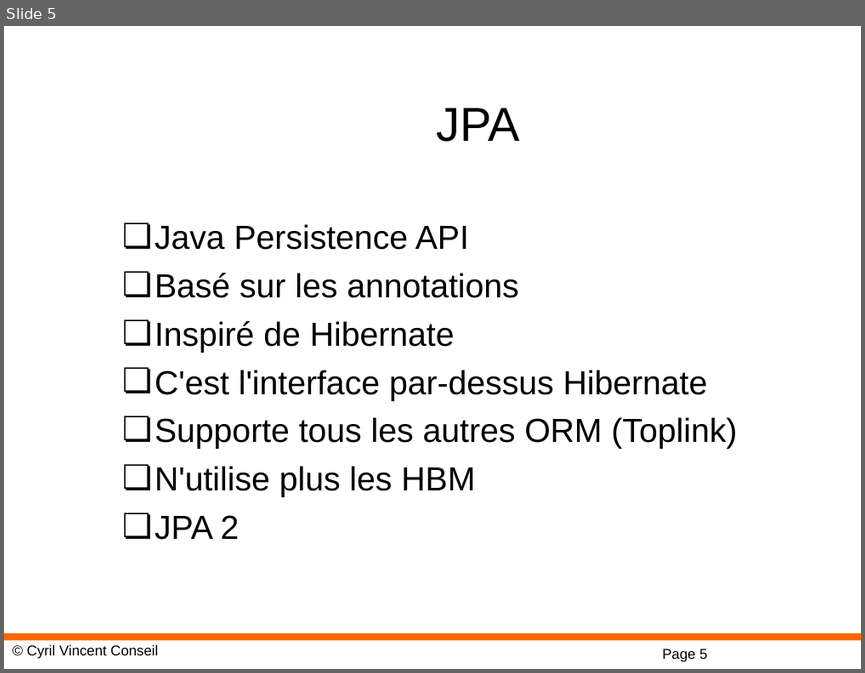
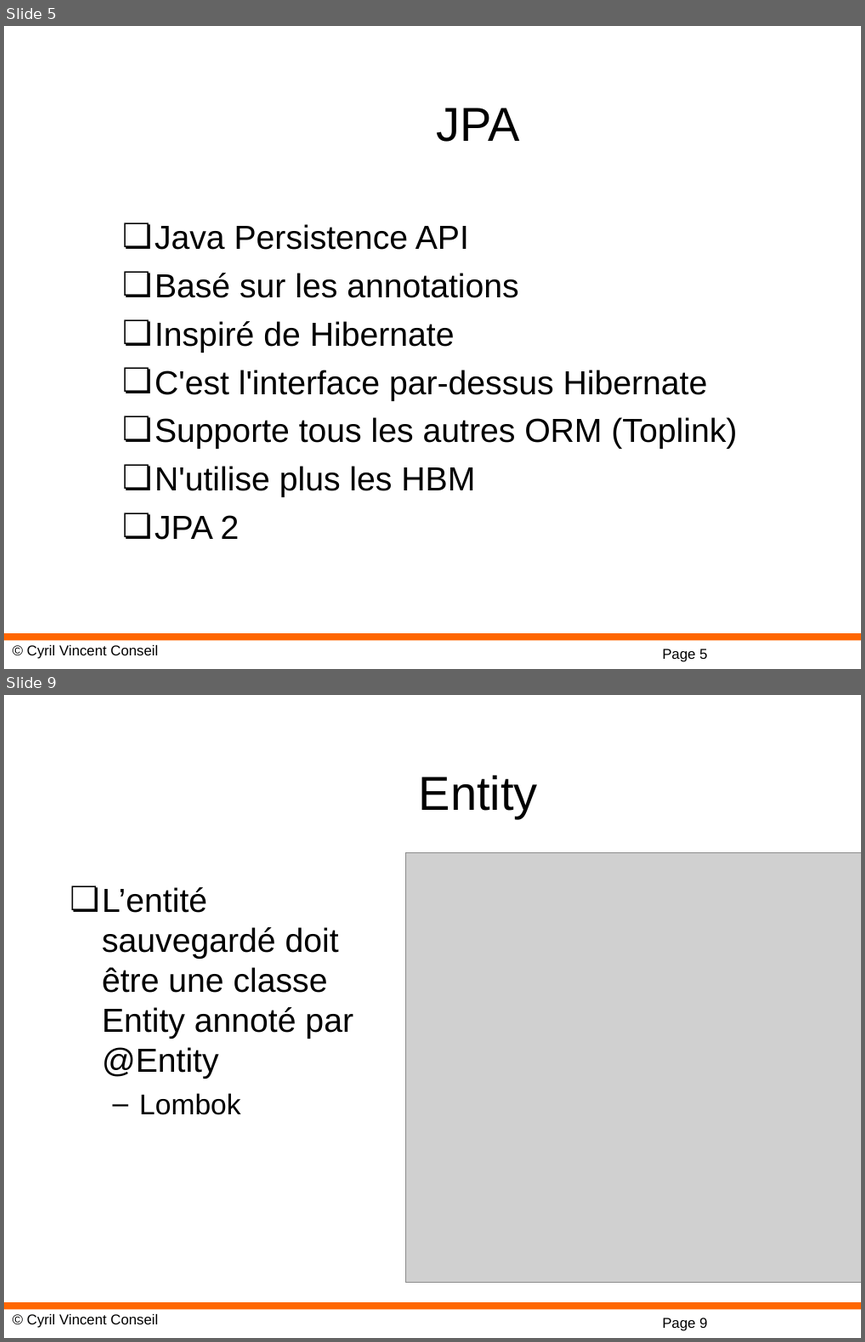
Before and after one commit to cyrilvincent/spring, a slide deck: ppt/07-SpringJPAH2.ppt. Shown one above the other, each under a label of ours: slide 5 before the commit, slides 5 and 9 after it; the slides between them are not shown. The pictures are 865x673 and 865x1342 pixels, drawn with LibreOffice and Linux fonts; fonts in the diff are those of the drawing; grey boxes stand for pictures; background and template pictures are left out. Boxes give left, top, right and bottom in pixels: in the first picture for what was removed or moved away, otherwise in the second. Text is boxed around its words. In the diff, an @@ line names an element or a change of style, - is before the commit and + after.

```diff
--- a/ppt/07-SpringJPAH2.ppt
+++ b/ppt/07-SpringJPAH2.ppt
@@ slide 9 added at box(4, 695, 861, 1338), background #FFFFFF; not listed: 3 template elements that a slide beside it also shows @@
@@ title added at box(419, 775, 538, 818), 40 pt, text #000000 @@
+Entity
@@ picture added at box(406, 852, 861, 1281) @@
@@ text added at box(102, 887, 353, 1115), 28 pt, text #000000 @@
+❏ L’entité sauvegardé doit être une classe Entity annoté par @Entity
+  – Lombok
```
Also in this commit, not shown: 8 other slides added, 21 other files.
